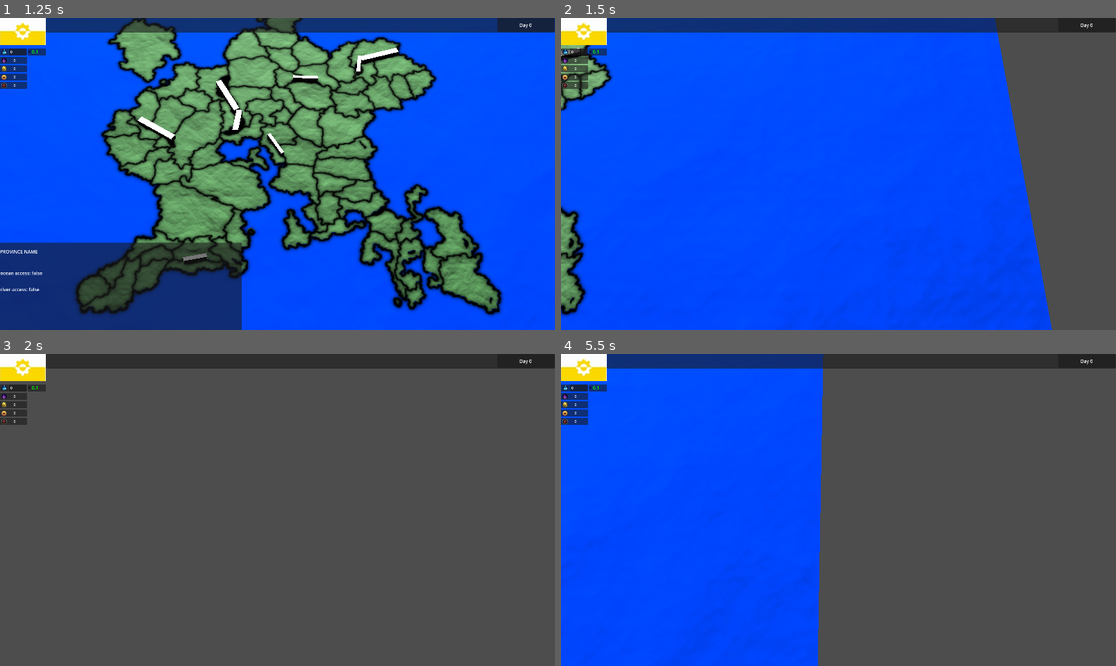
Above: before the commit, frames 1-4 (two rows, left to right).
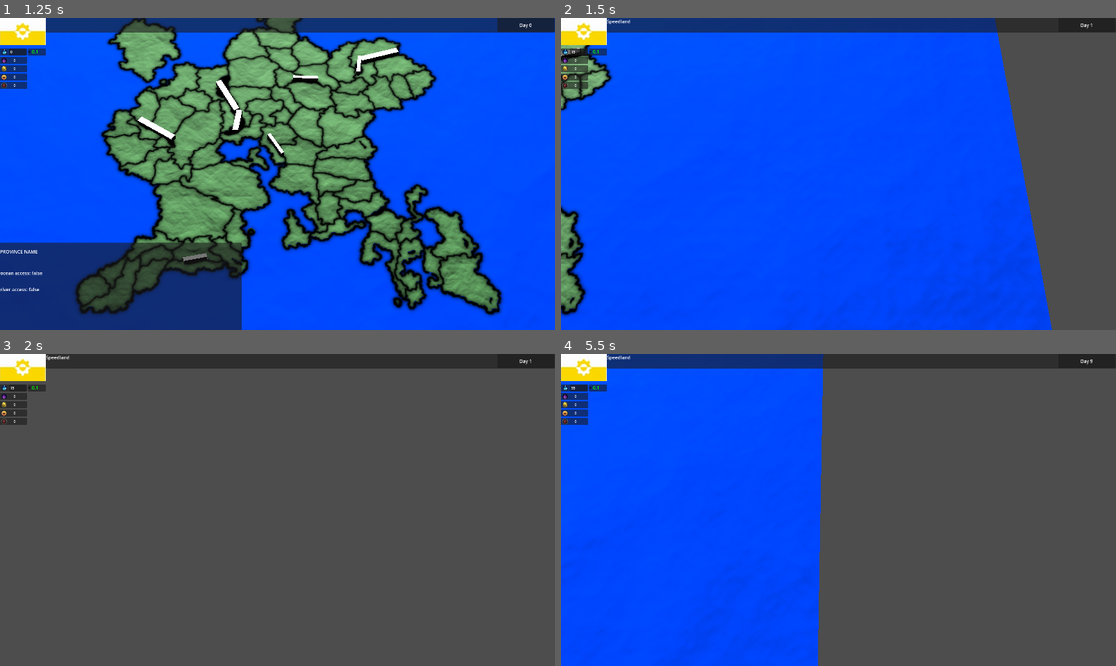
Above: after the commit, the same moments.

Repository: adrutkow/MapGame
Game: Godot game, scene res://node_3d.tscn
Two runs of this game, one before a commit and one after it. Both use one fixed random seed, a clock stepped at 60 frames per second and the inputs below. The project has no main scene, so this scene is started directly.
Inputs (mouse positions are in pixels of both pictures, inside the frame that each line leads up to):
- Up to frame 1 (1.25 s): click (22, 30) at 0.5 s
- Up to frame 2 (1.5 s): tap Enter at 1.25 s; move the mouse to (960, 158) at 1.27 s; hold D (move_right) from 1.28 s (still down); tap Space (Space, bound only after the commit) at 1.35 s; click (960, 158) at 1.42 s
- Up to frame 3 (2 s): keep holding D (move_right)
- Up to frame 4 (5.5 s): tap Space (Space, bound only after the commit) at 2, 2.3, 3.05, 3.5, 3.8, 4.35, 5, 5.1 s; move the mouse to (727, 525) at 2.02 s; release D (move_right) at 2.03 s; hold S (move_backward) 2.03-2.78 s; right-click (727, 525) at 2.1 s; tap Enter at 2.75, 4.25 s; move the mouse to (894, 441) at 2.77 s; hold D (move_right) 2.78-3.53 s; tap Mouse wheel down (scroll_down) at 2.85 s; move the mouse to (810, 572) at 3.52 s; hold W (move_forward) 3.53-4.28 s; tap Mouse wheel up (scroll_up) at 3.6 s; click (810, 572) at 3.67 s; move the mouse to (1005, 556) at 4.27 s; hold A (move_left) from 4.28 s (still down); move the mouse to (672, 463) at 5.02 s

Frame 1 is identical in both runs. In frame 2, less than 0.1% of the frame differs, in the area x 1-96%, y 0-12%; in frame 3, less than 0.1%; in frame 4, less than 0.1%.

Commit message:
Still initializing a lot of stuff

Diff:
--- a/Resources/nation_data_list.tres
+++ b/Resources/nation_data_list.tres
@@ -8,7 +8,7 @@
 nation_name = "Speedland"
 nation_color = Color(1, 0.835294, 0, 1)
 owned_provinces = Array[int]([0, 1, 2, 3, 4])
-start_science = 0
+start_science = 10
 start_culture = 0
 start_gold = 0
 start_happiness = 0
--- a/Scripts/Resources/province_state.gd
+++ b/Scripts/Resources/province_state.gd
@@ -2,4 +2,22 @@
 class_name ProvinceState;
 
 var province_data: ProvinceData;
-var nation_owner_id: int = -1;
+
+func tick():
+	var owner: Nation;
+
+	owner = get_owner();
+	if (not owner):
+		return;
+	get_owner().science += 1;
+
+func get_owner() -> Nation:
+	var id: int;
+
+	id = province_data.id;
+	if (not GameInstance.game_instance):
+		return (null);
+	for n: Nation in GameInstance.game_instance.get_nations():
+		if (id in n.owned_provinces):
+			return (n);
+	return (null);
--- /dev/null
+++ b/client.gd
@@ -0,0 +1,12 @@
+extends Node3D
+class_name Client;
+
+static var client_instance: Client
+var nation: Nation = null;
+
+func _ready() -> void:
+	Client.client_instance = self;
+	nation = GameInstance.game_instance.get_nations()[0];
+
+func get_ui_manager() -> UIManager:
+	return $"../UI";
--- a/game_instance.gd
+++ b/game_instance.gd
@@ -4,6 +4,12 @@
 static var game_instance: GameInstance;
 var nations: Array[Nation];
 var provinces: Array[ProvinceState];
+var day: int = 0;
+
+
+# Expanding borders with gold
+# research/civics can reduce that cost
+
 
 func _ready() -> void:
 	GameInstance.game_instance = self;
@@ -11,6 +17,15 @@
 	create_nations();
 	create_provinces();
 
+func _process(delta: float) -> void:
+	if (Input.is_action_just_pressed("Space")):
+		tick();
+
+func tick():
+	for p: ProvinceState in provinces:
+		p.tick();
+	day += 1;
+	Client.client_instance.get_ui_manager().tick();
 
 func create_nations():
 	var temp: Nation;
--- a/node_3d.tscn
+++ b/node_3d.tscn
@@ -16,9 +16,11 @@
 [ext_resource type="Texture2D" uid="uid://bdxv7tkkhj8yq" path="res://Assets/Icons/science.png" id="10_6iypd"]
 [ext_resource type="Texture2D" uid="uid://djkn6fam336ky" path="res://Assets/Icons/culture.png" id="11_wlxy5"]
 [ext_resource type="Texture2D" uid="uid://bxtex6og3mkq3" path="res://Assets/Icons/gold.png" id="12_3v7ru"]
+[ext_resource type="Script" uid="uid://bvbh4bnra8kns" path="res://client.gd" id="13_jsnrv"]
 [ext_resource type="Texture2D" uid="uid://cvno6vxc7t0wl" path="res://Assets/Icons/happiness.png" id="13_tcnuu"]
 [ext_resource type="Script" uid="uid://w03ck8mg66te" path="res://savefile.gd" id="14_lggff"]
 [ext_resource type="Texture2D" uid="uid://cj21y8gwic7rh" path="res://Assets/Icons/power.png" id="14_tuemg"]
+[ext_resource type="Script" uid="uid://drko2snt08yh3" path="res://ui_manager.gd" id="15_lggff"]
 
 [sub_resource type="BoxMesh" id="BoxMesh_jka67"]
 
@@ -238,6 +240,9 @@
 [node name="Savefile" type="Node3D" parent="GameInstance"]
 script = ExtResource("14_lggff")
 
+[node name="Client" type="Node3D" parent="."]
+script = ExtResource("13_jsnrv")
+
 [node name="Sprite3D2" type="Sprite3D" parent="."]
 transform = Transform3D(0.25, 0, 0, 0, -1.09278e-08, 0.25, 0, -0.25, -1.09278e-08, 2.50582, -0.000583557, 2.41655)
 
@@ -246,6 +251,7 @@
 texture = ExtResource("3_i5arm")
 
 [node name="UI" type="CanvasLayer" parent="."]
+script = ExtResource("15_lggff")
 
 [node name="Control" type="Control" parent="UI"]
 custom_minimum_size = Vector2(1920, 1080)
@@ -567,3 +573,14 @@
 offset_right = 601.0
 offset_bottom = 213.0
 text = "river access: false"
+
+[node name="Misc" type="Control" parent="UI/Control"]
+anchors_preset = 0
+offset_left = 159.0
+offset_right = 520.0
+offset_bottom = 49.0
+
+[node name="RichTextLabel" type="RichTextLabel" parent="UI/Control/Misc"]
+layout_mode = 0
+offset_right = 187.0
+offset_bottom = 44.0
--- a/project.godot
+++ b/project.godot
@@ -70,3 +70,8 @@
 "events": [Object(InputEventMouseButton,"resource_local_to_scene":false,"resource_name":"","device":-1,"window_id":0,"a …(258 unchanged characters)…
 ]
 }
+Space={
+"deadzone": 0.2,
+"events": [Object(InputEventKey,"resource_local_to_scene":false,"resource_name":"","device":-1,"window_id":0,"alt_pressed":false,"shift_pressed":false,"ctrl_pressed":false,"meta_pressed":false,"pressed":false,"keycode":0,"physical_keycode":32,"key_label":0,"unicode":32,"location":0,"echo":false,"script":null)
+]
+}
--- /dev/null
+++ b/ui_manager.gd
@@ -0,0 +1,32 @@
+extends CanvasLayer
+class_name UIManager;
+
+func tick():
+	update_resources();
+	update_nation_info();
+	update_day(GameInstance.game_instance.day);
+
+func get_client_nation() -> Nation:
+	return (Client.client_instance.nation);
+
+func update_resources():
+	var nation: Nation;
+
+	nation = Client.client_instance.nation;
+	if (not nation):
+		return;
+	update_science(nation.science);
+
+func update_nation_info():
+	if (not get_client_nation()):
+		return;
+	update_name(get_client_nation().nation_name);
+
+func update_name(s: String):
+	$Control/Misc/RichTextLabel.text = s;
+
+func update_science(i: int):
+	$Control/Mana/VBoxContainer/Science/Control/RichTextLabel.text = str(i);
+
+func update_day(i: int):
+	$Control/Time/RichTextLabel.text = "Day " + str(i);
Not shown, added: client.gd.uid
Not shown: 1 places in node_3d.tscn that only renumber resources
Not shown, added: ui_manager.gd.uid
